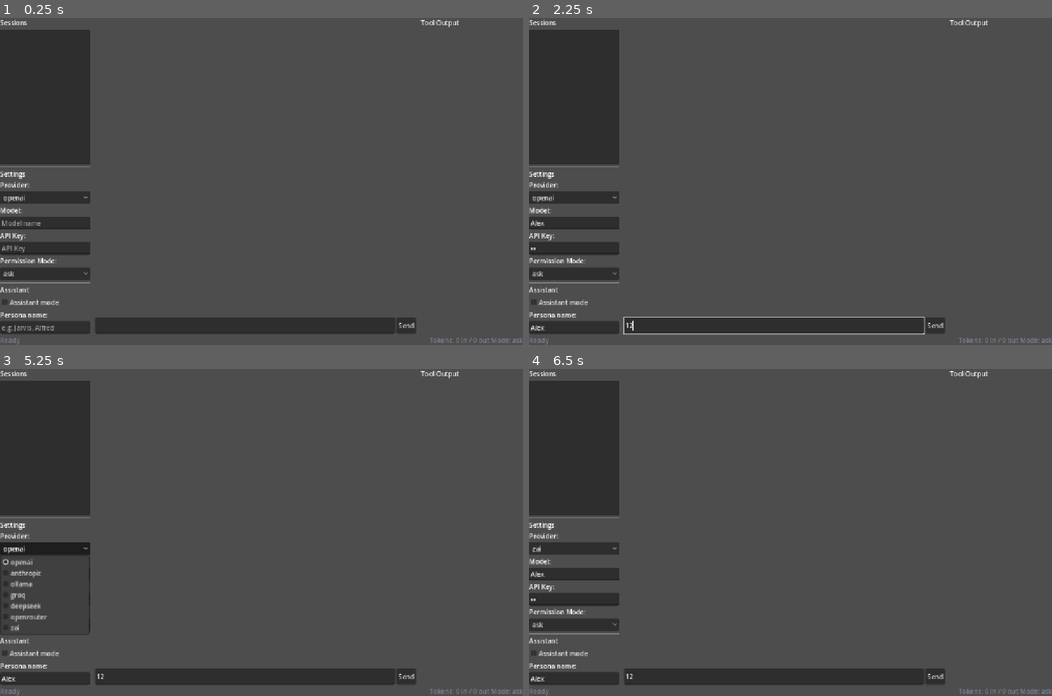
Above: before the commit, frames 1-4 (two rows, left to right).
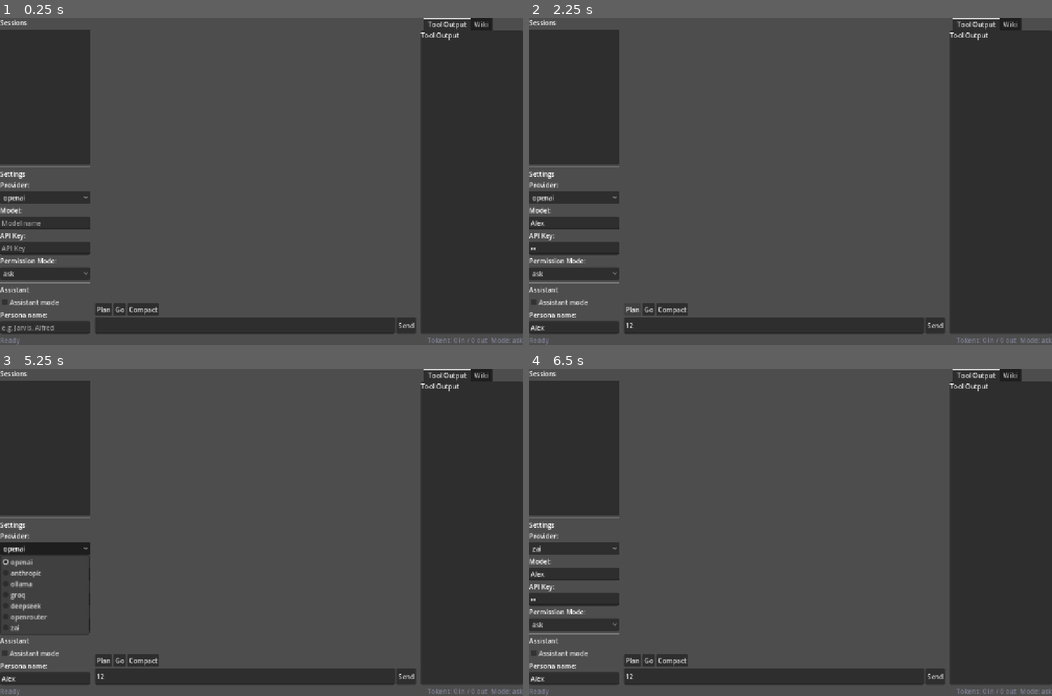
Above: after the commit, the same moments.

Repository: slothitude/RedClaw
Game: Godot game, scene res://main.tscn
Two runs of this game, one before a commit and one after it. Both use one fixed random seed, a clock stepped at 60 frames per second and the inputs below.
Inputs (mouse positions are in pixels of both pictures, inside the frame that each line leads up to):
- Up to frame 1 (0.25 s): no input
- Up to frame 2 (2.25 s): click (576, 224) at 0.52 s; type "Alex" at 0.6 s; click (576, 246) at 0.75 s; type "12" at 0.83 s; click (576, 328) at 0.98 s; type "Alex" at 1.07 s; click (774, 325) at 1.27 s; type "12" at 1.35 s; click (633, 309) at 2 s, where only the run after the commit has a clickable "Plan"
- Up to frame 3 (5.25 s): click (141, 660) at 2.75 s, where only the run after the commit has a clickable "Compact"; click (120, 660) at 3.5 s, where only the run after the commit has a clickable "Go"; click (120, 660) at 4.25 s, where only the run after the commit has a clickable "Go"; click "openai" at 5 s
- Up to frame 4 (6.5 s): click "ask" at 5.75 s

The runs differ from the first frame. In frame 1, 19% of the frame differs, in the area x 18-100%, y 0-100%; in frame 2, 19%; in frame 3, 19%; in frame 4, 19%.

Commit message:
Add smart Godot frontend: wiki panel, plan mode toggle, action buttons, markdown rendering
Enhance Godot UI with IDE-grade features and add Godot docs ingestion script:
- Plan/Go/Compact action buttons above chat input
- Improved markdown-to-BBCode: code blocks, headers, bullet/numbered lists
- Plan mode toggle via RPC with amber status indicator and input border styling
- Right panel TabContainer replacing fixed tool panel (Tool Output + Wiki tabs)
- Wiki panel for querying knowledge base directly from Godot UI
- RPC methods: plan_mode, wiki_query, wiki_stats, wiki_ingest
- Ingestion script for 21 Godot doc pages into the wiki

Co-Authored-By: Claude Opus 4.6 <noreply@anthropic.com>

Diff:
--- a/godot/scripts/agent_bridge.gd
+++ b/godot/scripts/agent_bridge.gd
@@ -12,6 +12,8 @@
 signal error_occurred(message: String)
 signal connection_status_changed(connected: bool)
 signal ready_received(session_id: String, model: String, provider: String)
+signal plan_mode_changed(enabled: bool)
+signal wiki_result(answer: String)
 
 var _pid: int = -1
 var _stdin_pipe: FileAccess = null
@@ -23,6 +25,9 @@
 
 # Buffer for incomplete lines from stdout
 var _line_buffer: String = ""
+
+# Pending JSON-RPC response callbacks keyed by request id
+var _pending_callbacks: Dictionary = {}
 
 
 var is_connected: bool:
@@ -130,6 +135,26 @@
 	_send_request("set_provider", params)
 
 
+## Toggle plan mode.
+func plan_mode(enabled: bool) -> void:
+	_send_request("plan_mode", {"enabled": enabled})
+
+
+## Query the wiki.
+func wiki_query(question: String) -> void:
+	_send_request("wiki_query", {"question": question})
+
+
+## Get wiki stats.
+func wiki_stats() -> void:
+	_send_request("wiki_stats", {})
+
+
+## Ingest into the wiki.
+func wiki_ingest(source: String, topic: String = "general") -> void:
+	_send_request("wiki_ingest", {"source": source, "topic": topic})
+
+
 ## Send a JSON-RPC request.
 func _send_request(method: String, params: Dictionary = {}) -> void:
 	_request_id += 1
@@ -196,9 +221,13 @@
 	if obj == null:
 		return
 
-	# Handle JSON-RPC responses ( have "result" or "error")
+	# Handle JSON-RPC responses (have "result" or "error")
 	if obj.has("id") and (obj.has("result") or obj.has("error")):
-		# JSON-RPC response — we don't need to do much with these for now
+		# Check for wiki_query response
+		if obj.has("result") and obj["result"] is Dictionary:
+			var res: Dictionary = obj["result"]
+			if res.has("answer"):
+				wiki_result.emit(res["answer"])
 		return
 
 	# Handle streaming events
@@ -237,3 +266,5 @@
 			_running = false
 		"error":
 			error_occurred.emit(obj.get("message", "Unknown error"))
+		"plan_mode_changed":
+			plan_mode_changed.emit(obj.get("enabled", false))
--- a/godot/scripts/main.gd
+++ b/godot/scripts/main.gd
@@ -4,6 +4,7 @@
 const SIDEBAR_SCENE: PackedScene = preload("res://ui/sidebar.tscn")
 const CHAT_PANEL_SCENE: PackedScene = preload("res://ui/chat_panel.tscn")
 const TOOL_PANEL_SCENE: PackedScene = preload("res://ui/tool_panel.tscn")
+const WIKI_PANEL_SCENE: PackedScene = preload("res://ui/wiki_panel.tscn")
 const SETTINGS_DIALOG_SCENE: PackedScene = preload("res://ui/settings_dialog.tscn")
 
 var _agent_bridge: Node
@@ -12,6 +13,8 @@
 var _sidebar: VBoxContainer
 var _chat_panel: VBoxContainer
 var _tool_panel: VBoxContainer
+var _wiki_panel: VBoxContainer
+var _right_tabs: TabContainer
 var _status_bar: HBoxContainer
 var _settings_dialog: AcceptDialog
 
@@ -55,6 +58,7 @@
 	_agent_bridge.turn_finished.connect(_on_turn_finished)
 	_agent_bridge.error_occurred.connect(_on_error)
 	_agent_bridge.connection_status_changed.connect(_on_connection_changed)
+	_agent_bridge.plan_mode_changed.connect(_on_plan_mode_changed)
 
 	# Auto-start with default settings if available
 	_try_auto_start()
@@ -66,7 +70,7 @@
 	main_vbox.set_anchors_preset(Control.PRESET_FULL_RECT)
 	add_child(main_vbox)
 
-	# HSplit: sidebar | chat | tool panel
+	# HSplit: sidebar | chat | right panel (TabContainer)
 	var hsplit: HSplitContainer = HSplitContainer.new()
 	hsplit.size_flags_vertical = Control.SIZE_EXPAND_FILL
 	main_vbox.add_child(hsplit)
@@ -83,11 +87,22 @@
 	hsplit.add_child(_chat_panel)
 	_chat_panel.setup(_agent_bridge)
 
-	# Tool panel
+	# Right panel: TabContainer with Tool Output + Wiki tabs
+	_right_tabs = TabContainer.new()
+	_right_tabs.custom_minimum_size = Vector2(250, 0)
+
 	_tool_panel = TOOL_PANEL_SCENE.instantiate()
-	hsplit.add_child(_tool_panel)
-
-	# Status bar
+	_tool_panel.name = "Tool Output"
+	_right_tabs.add_child(_tool_panel)
+
+	_wiki_panel = WIKI_PANEL_SCENE.instantiate()
+	_wiki_panel.name = "Wiki"
+	_right_tabs.add_child(_wiki_panel)
+	_wiki_panel.setup(_agent_bridge)
+
+	hsplit.add_child(_right_tabs)
+
+	# Status bar (built inline since we add plan_label)
 	_status_bar = HBoxContainer.new()
 	main_vbox.add_child(_status_bar)
 
@@ -103,6 +118,12 @@
 	token_label.text = "Tokens: 0 in / 0 out"
 	token_label.add_theme_color_override("font_color", Color(0.5, 0.5, 0.58))
 	_status_bar.add_child(token_label)
+
+	var plan_label: Label = Label.new()
+	plan_label.name = "PlanLabel"
+	plan_label.text = ""
+	plan_label.add_theme_color_override("font_color", Color(0.9, 0.7, 0.1))
+	_status_bar.add_child(plan_label)
 
 	var perm_label: Label = Label.new()
 	perm_label.name = "PermLabel"
@@ -179,6 +200,14 @@
 		status_label.text = "Connected" if connected else "Disconnected"
 
 
+func _on_plan_mode_changed(enabled: bool) -> void:
+	var plan_label: Label = _status_bar.get_node("PlanLabel") as Label
+	if plan_label:
+		plan_label.text = "PLAN" if enabled else ""
+	# Update chat panel input styling
+	_chat_panel.set_plan_mode(enabled)
+
+
 func _on_sidebar_settings_changed(settings: Dictionary) -> void:
 	# Save all settings from sidebar (including assistant mode)
 	for key in settings:
--- a/godot/ui/chat_panel.gd
+++ b/godot/ui/chat_panel.gd
@@ -8,16 +8,23 @@
 var _current_assistant_text: String = ""
 var _current_tool_panel: PanelContainer = null
 var _is_streaming: bool = false
+var _plan_mode_active: bool = false
 
 @onready var chat_scroll: ScrollContainer = $ChatScroll
 @onready var chat_messages: VBoxContainer = $ChatScroll/ChatMessages
 @onready var input_field: TextEdit = $InputBar/InputField
 @onready var send_button: Button = $InputBar/SendButton
+@onready var plan_btn: Button = $ActionButtons/PlanBtn
+@onready var go_btn: Button = $ActionButtons/GoBtn
+@onready var compact_btn: Button = $ActionButtons/CompactBtn
 
 
 func _ready() -> void:
 	send_button.pressed.connect(_on_send)
 	input_field.gui_input.connect(_on_input_gui_input)
+	plan_btn.pressed.connect(_on_plan_btn)
+	go_btn.pressed.connect(_on_go_btn)
+	compact_btn.pressed.connect(_on_compact_btn)
 
 
 func setup(bridge: Node) -> void:
@@ -29,6 +36,24 @@
 	_bridge.error_occurred.connect(_on_error)
 
 
+func set_plan_mode(active: bool) -> void:
+	_plan_mode_active = active
+	_update_input_style()
+
+
+func _update_input_style() -> void:
+	var style: StyleBoxFlat = StyleBoxFlat.new()
+	if _plan_mode_active:
+		style.border_color = Color(0.9, 0.7, 0.1)
+		style.set_border_width_all(2)
+		style.bg_color = Color(0.15, 0.13, 0.08)
+	else:
+		style.bg_color = Color(0.12, 0.12, 0.16)
+	style.set_corner_radius_all(4)
+	input_field.add_theme_stylebox_override("normal", style)
+	input_field.add_theme_stylebox_override("focus", style)
+
+
 func _on_input_gui_input(event: InputEvent) -> void:
 	# Send on Enter (without Shift)
 	if event is InputEventKey and event.pressed:
@@ -58,12 +83,27 @@
 	_bridge.send_prompt(text)
 
 
+func _on_plan_btn() -> void:
+	if _bridge and _bridge.is_connected:
+		_bridge.send_prompt("/plan")
+
+
+func _on_go_btn() -> void:
+	if _bridge and _bridge.is_connected:
+		_bridge.send_prompt("/go")
+
+
+func _on_compact_btn() -> void:
+	if _bridge and _bridge.is_connected:
+		_bridge.compact()
+
+
 func _add_user_message(text: String) -> void:
 	var label: RichTextLabel = RichTextLabel.new()
 	label.bbcode_enabled = true
 	label.fit_content = true
 	label.scroll_following = true
-	label.text = "[color=#88aaff][b>You:[/b> [/color> " + _escape_bbcode(text)
+	label.text = "[color=#88aaff][b]You:[/b] [/color] " + _escape_bbcode(text)
 	label.custom_minimum_size.y = 40
 	label.size_flags_horizontal = Control.SIZE_EXPAND_FILL
 
@@ -96,7 +136,6 @@
 	if _current_assistant_label == null:
 		_current_assistant_label = _add_assistant_bubble()
 	_current_assistant_text += text
-	# Simple markdown → bbcode conversion
 	_current_assistant_label.text = _markdown_to_bbcode(_current_assistant_text)
 	_scroll_to_bottom()
 
@@ -169,18 +208,43 @@
 
 
 func _markdown_to_bbcode(text: String) -> String:
-	# Basic markdown → bbcode conversion
 	var result: String = text
-	result = result.replace("[", "[lb=").replace("]", "[rb=")
-	# Bold
-	var bold_regex: RegEx = RegEx.create_from_string("\\*\\*(.+?)\\*\\*")
-	result = bold_regex.sub(result, "[b]$1[/b]", true)
-	# Italic
-	var italic_regex: RegEx = RegEx.create_from_string("\\*(.+?)\\*")
-	result = italic_regex.sub(result, "[i]$1[/i]", true)
-	# Code
-	var code_regex: RegEx = RegEx.create_from_string("`(.+?)`")
-	result = code_regex.sub(result, "[code]$1[/code]", true)
+
+	# Escape bbcode brackets FIRST (before inserting any bbcode tags)
+	result = result.replace("[", "[lb]").replace("]", "[rb]")
+
+	# Fenced code blocks: ```lang\n...\n``` → [bgcolor][code]...[/code][/bgcolor]
+	var code_block_re: RegEx = RegEx.create_from_string("```[a-zA-Z]*\\n([\\s\\S]*?)```")
+	result = code_block_re.sub(result, "[bgcolor=#1a1a2e][code]$1[/code][/bgcolor]", true)
+
+	# Inline code: `text` → [code]text[/code]
+	var code_re: RegEx = RegEx.create_from_string("`([^`\\n]+?)`")
+	result = code_re.sub(result, "[code]$1[/code]", true)
+
+	# Headers: ## text → [font_size=18][b]text[/b][/font_size]
+	var h2_re: RegEx = RegEx.create_from_string("^## (.+)$", true)
+	result = h2_re.sub(result, "[font_size=18][b]$1[/b][/font_size]", true)
+
+	# H3: ### text → [font_size=15][b]text[/b][/font_size]
+	var h3_re: RegEx = RegEx.create_from_string("^### (.+)$", true)
+	result = h3_re.sub(result, "[font_size=15][b]$1[/b][/font_size]", true)
+
+	# Bold: **text** → [b]text[/b]
+	var bold_re: RegEx = RegEx.create_from_string("\\*\\*(.+?)\\*\\*")
+	result = bold_re.sub(result, "[b]$1[/b]", true)
+
+	# Italic: *text* → [i]text[/i]
+	var italic_re: RegEx = RegEx.create_from_string("\\*(.+?)\\*")
+	result = italic_re.sub(result, "[i]$1[/i]", true)
+
+	# Bullet lists: - text or * text → bullet
+	var bullet_re: RegEx = RegEx.create_from_string("^[\\-\\*] (.+)$", true)
+	result = bullet_re.sub(result, "[color=#e63847]•[/color] $1", true)
+
+	# Numbered lists: 1. text → numbered
+	var num_re: RegEx = RegEx.create_from_string("^(\\d+)\\. (.+)$", true)
+	result = num_re.sub(result, "[color=#e63847]$1.[/color] $2", true)
+
 	return result
 
 
--- a/godot/ui/chat_panel.tscn
+++ b/godot/ui/chat_panel.tscn
@@ -15,6 +15,21 @@
 layout_mode = 2
 size_flags_horizontal = 3
 
+[node name="ActionButtons" type="HBoxContainer" parent="."]
+layout_mode = 2
+
+[node name="PlanBtn" type="Button" parent="ActionButtons"]
+layout_mode = 2
+text = "Plan"
+
+[node name="GoBtn" type="Button" parent="ActionButtons"]
+layout_mode = 2
+text = "Go"
+
+[node name="CompactBtn" type="Button" parent="ActionButtons"]
+layout_mode = 2
+text = "Compact"
+
 [node name="InputBar" type="HBoxContainer" parent="."]
 layout_mode = 2
 
--- a/godot/ui/status_bar.gd
+++ b/godot/ui/status_bar.gd
@@ -1,8 +1,9 @@
-## Status bar — shows model, token counts, permission mode, connection status.
+## Status bar — shows model, token counts, permission mode, connection status, plan mode.
 extends HBoxContainer
 
 @onready var status_label: Label = $StatusLabel
 @onready var token_label: Label = $TokenLabel
+@onready var plan_label: Label = $PlanLabel
 @onready var perm_label: Label = $PermLabel
 
 var _input_tokens: int = 0
@@ -10,6 +11,7 @@
 var _model: String = ""
 var _connected: bool = false
 var _perm_mode: String = "ask"
+var _plan_active: bool = false
 
 
 func _ready() -> void:
@@ -37,6 +39,11 @@
 	_update_display()
 
 
+func set_plan_mode(active: bool) -> void:
+	_plan_active = active
+	_update_display()
+
+
 func _update_display() -> void:
 	var status_icon: String = "[color=green]●[/color]" if _connected else "[color=red]●[/color]"
 	var model_text: String = _model if _model != "" else "no model"
@@ -48,6 +55,14 @@
 	token_label.text = "Tokens: %s in / %s out" % [in_str, out_str]
 	token_label.add_theme_color_override("font_color", Color(0.5, 0.5, 0.58))
 
+	# Plan mode indicator
+	if _plan_active:
+		plan_label.text = "PLAN"
+		plan_label.add_theme_color_override("font_color", Color(0.9, 0.7, 0.1))
+	else:
+		plan_label.text = ""
+	plan_label.add_theme_font_size_override("font_size", 14)
+
 	perm_label.text = "Mode: " + _perm_mode
 	perm_label.add_theme_color_override("font_color", Color(0.5, 0.5, 0.58))
 
--- /dev/null
+++ b/godot/ui/wiki_panel.gd
@@ -0,0 +1,46 @@
+## Wiki panel — query and display wiki knowledge base results.
+extends VBoxContainer
+
+var _bridge: Node = null
+
+@onready var query_input: LineEdit = $QueryBar/QueryInput
+@onready var query_btn: Button = $QueryBar/QueryBtn
+@onready var stats_btn: Button = $QueryBar/StatsBtn
+@onready var result_content: RichTextLabel = $ResultScroll/ResultContent
+@onready var stats_label: Label = $StatsLabel
+
+
+func _ready() -> void:
+	query_btn.pressed.connect(_on_query)
+	stats_btn.pressed.connect(_on_stats)
+	query_input.text_submitted.connect(func(_t): _on_query())
+
+
+func setup(bridge: Node) -> void:
+	_bridge = bridge
+	_bridge.wiki_result.connect(_on_wiki_result)
+
+
+func _on_query() -> void:
+	var question: String = query_input.text.strip_edges()
+	if question == "" or _bridge == null:
+		return
+	result_content.text = "[i]Querying wiki...[/i]"
+	_bridge.wiki_query(question)
+
+
+func _on_stats() -> void:
+	if _bridge == null:
+		return
+	result_content.text = "[i]Loading stats...[/i]"
+	# wiki_stats returns the result directly, not via the wiki_result signal
+	# We'll use the result signal which fires on JSON-RPC response
+	_bridge.wiki_stats()
+
+
+func _on_wiki_result(answer: String) -> void:
+	result_content.text = _escape_bbcode(answer)
+
+
+func _escape_bbcode(text: String) -> String:
+	return text.replace("[", "[lb]").replace("]", "[rb]")
--- /dev/null
+++ b/godot/ui/wiki_panel.tscn
@@ -0,0 +1,43 @@
+[gd_scene load_steps=2 format=3]
+
+[ext_resource type="Script" path="res://ui/wiki_panel.gd" id="1"]
+
+[node name="WikiPanel" type="VBoxContainer"]
+layout_mode = 2
+custom_minimum_size = Vector2(250, 0)
+script = ExtResource("1")
+
+[node name="Title" type="Label" parent="."]
+layout_mode = 2
+text = "Wiki"
+
+[node name="QueryBar" type="HBoxContainer" parent="."]
+layout_mode = 2
+
+[node name="QueryInput" type="LineEdit" parent="QueryBar"]
+layout_mode = 2
+size_flags_horizontal = 3
+placeholder_text = "Ask the wiki..."
+
+[node name="QueryBtn" type="Button" parent="QueryBar"]
+layout_mode = 2
+text = "Ask"
+
+[node name="StatsBtn" type="Button" parent="QueryBar"]
+layout_mode = 2
+text = "Stats"
+
+[node name="ResultScroll" type="ScrollContainer" parent="."]
+layout_mode = 2
+size_flags_vertical = 3
+
+[node name="ResultContent" type="RichTextLabel" parent="ResultScroll"]
+layout_mode = 2
+size_flags_horizontal = 3
+bbcode_enabled = true
+fit_content = true
+scroll_following = true
+custom_minimum_size = Vector2(0, 100)
+
+[node name="StatsLabel" type="Label" parent="."]
+layout_mode = 2
Not shown, changed: redclaw/rpc.py
Not shown, added: scripts/ingest_godot_docs.py
